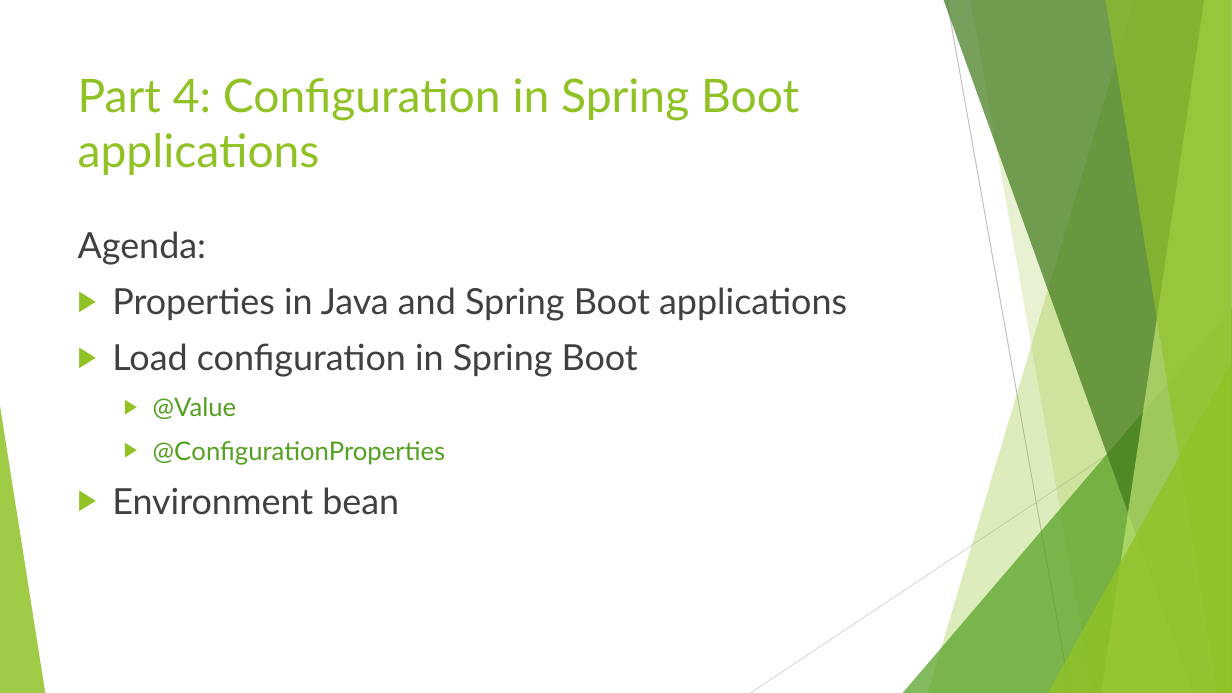
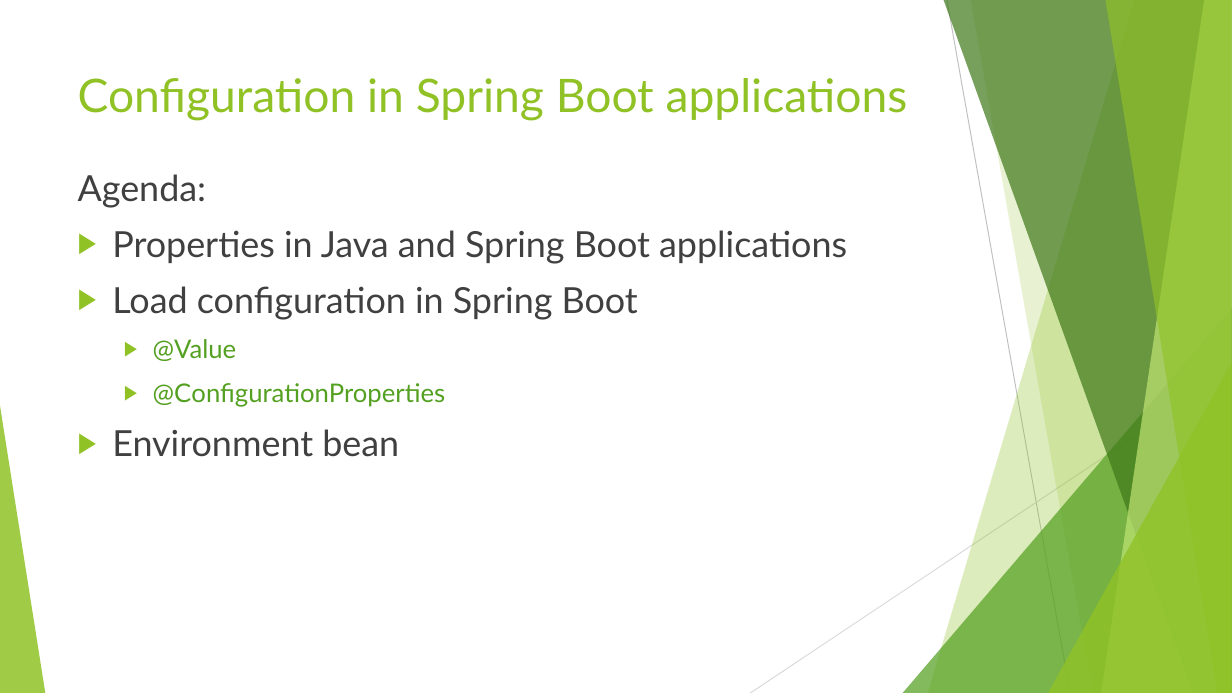
Before and after one commit to idanshal/sb-todo-app-tdp, a slide deck: slide 8 of course_data/presentations/practical_spring_boot_for_tdp_02.pptx (slide 15 before the commit). Drawn at 1232x693 pixels with LibreOffice and Linux fonts; fonts in the diff are those of the drawing. Boxes give left, top, right and bottom in pixels: in the first picture for what was removed or moved away, otherwise in the second. Text is boxed around its words. In the diff, an @@ line names an element or a change of style, - is before the commit and + after.

```diff
--- a/course_data/presentations/practical_spring_boot_for_tdp_02.pptx
+++ b/course_data/presentations/practical_spring_boot_for_tdp_02.pptx
@@ title at [78,78,908,121]: text changed @@
-Part 4: Configuration in Spring Boot applications
+Configuration in Spring Boot applications
@@ text "Agenda:": place and size @@
-text "Agenda:" at [78,231,847,515]
+text "Agenda:" at [78,174,847,457]
```
Also in this commit, not shown: 5 other slides changed, 7 slides removed, 1 other file.
